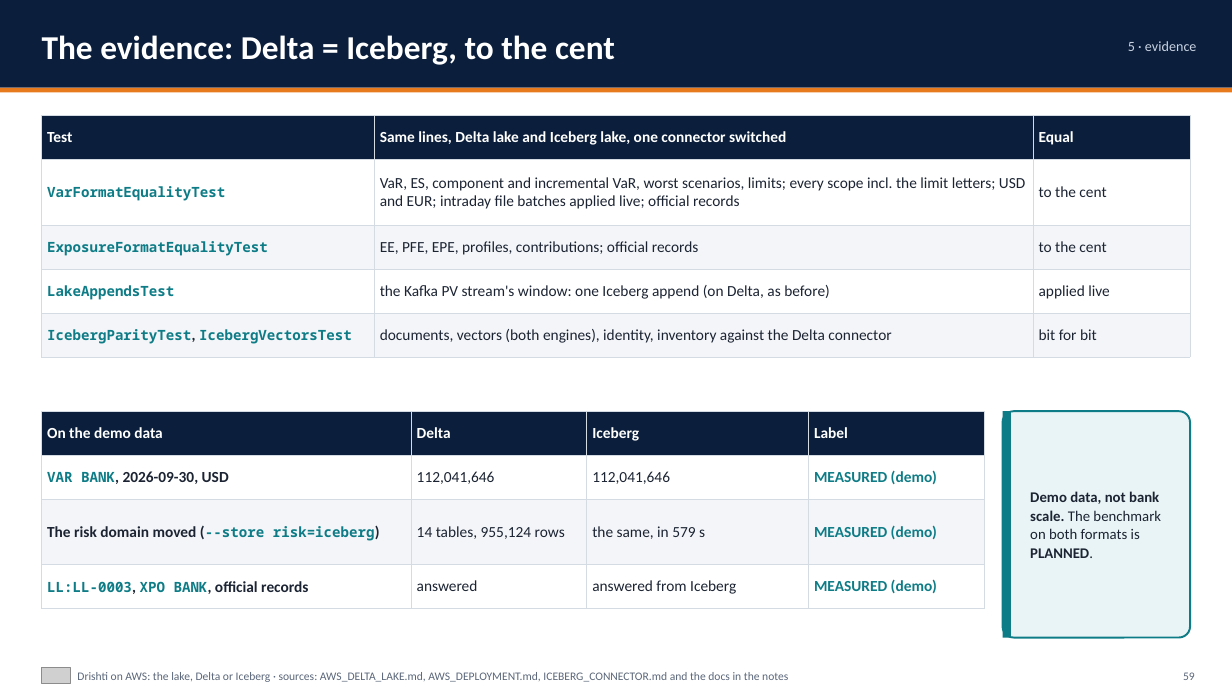
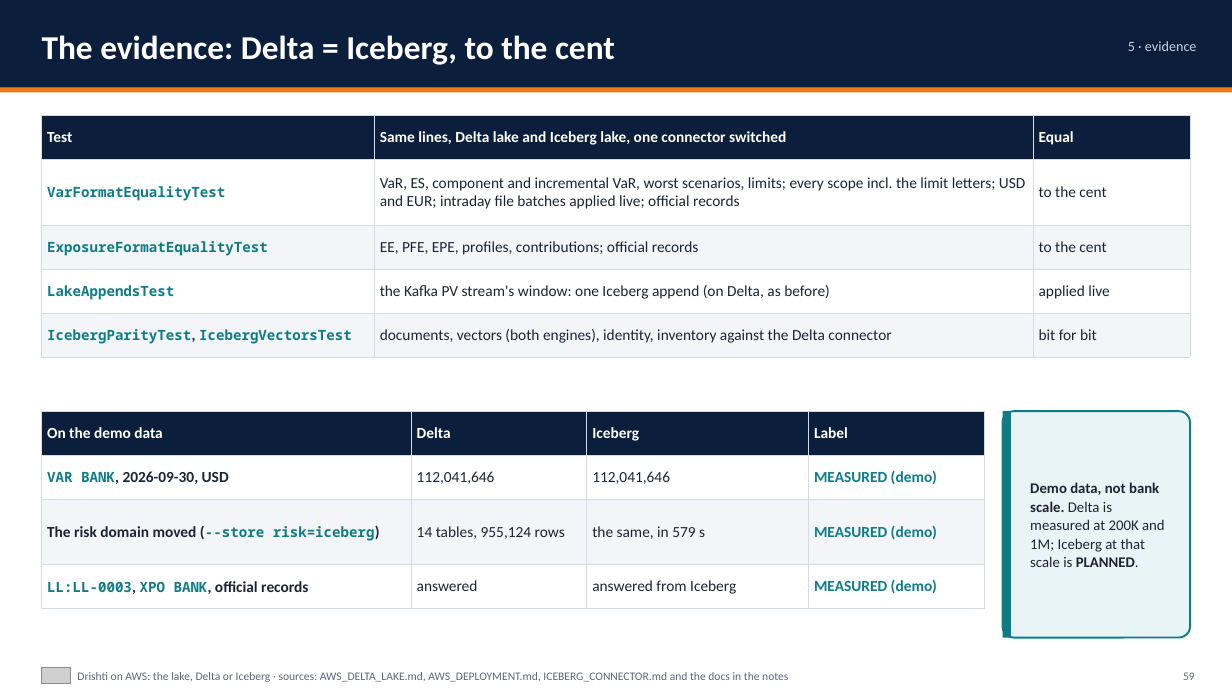
Before and after one commit to ajsinha/drishti, a slide deck: slide 59 of docs/publications/Drishti-on-AWS.pptx. Drawn at 1232x693 pixels with LibreOffice and Linux fonts; fonts in the diff are those of the drawing; grey boxes stand for pictures. Boxes give left, top, right and bottom in pixels: in the first picture for what was removed or moved away, otherwise in the second. Text is boxed around its words. In the diff, an @@ line names an element or a change of style, - is before the commit and + after.

Commit message:
Drill: stop at once when the console environment is missing (a new worktree), naming the remedy; decks: hot-dates 10 (least recently used first, under a byte safety net), the 200K and 1M benchmarks measured on Delta (Iceberg at that scale planned), the VaR Playground no longer listed as planned

```diff
--- a/docs/publications/Drishti-on-AWS.pptx
+++ b/docs/publications/Drishti-on-AWS.pptx
@@ text at <box>1030,482,1165,567</box>: text changed; bold off @@
-Demo data, not bank scale. The benchmark on both formats is PLANNED.
+Demo data, not bank scale. Delta is measured at 200K and 1M; Iceberg at that scale is PLANNED.
```
Also in this commit, not shown: 3 other slides changed, 2 other files.
